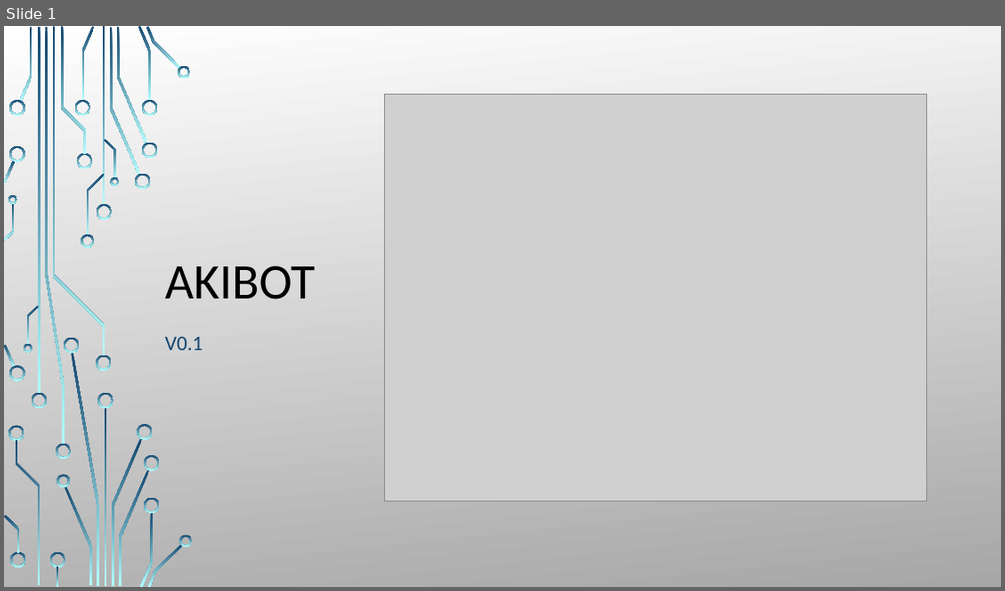
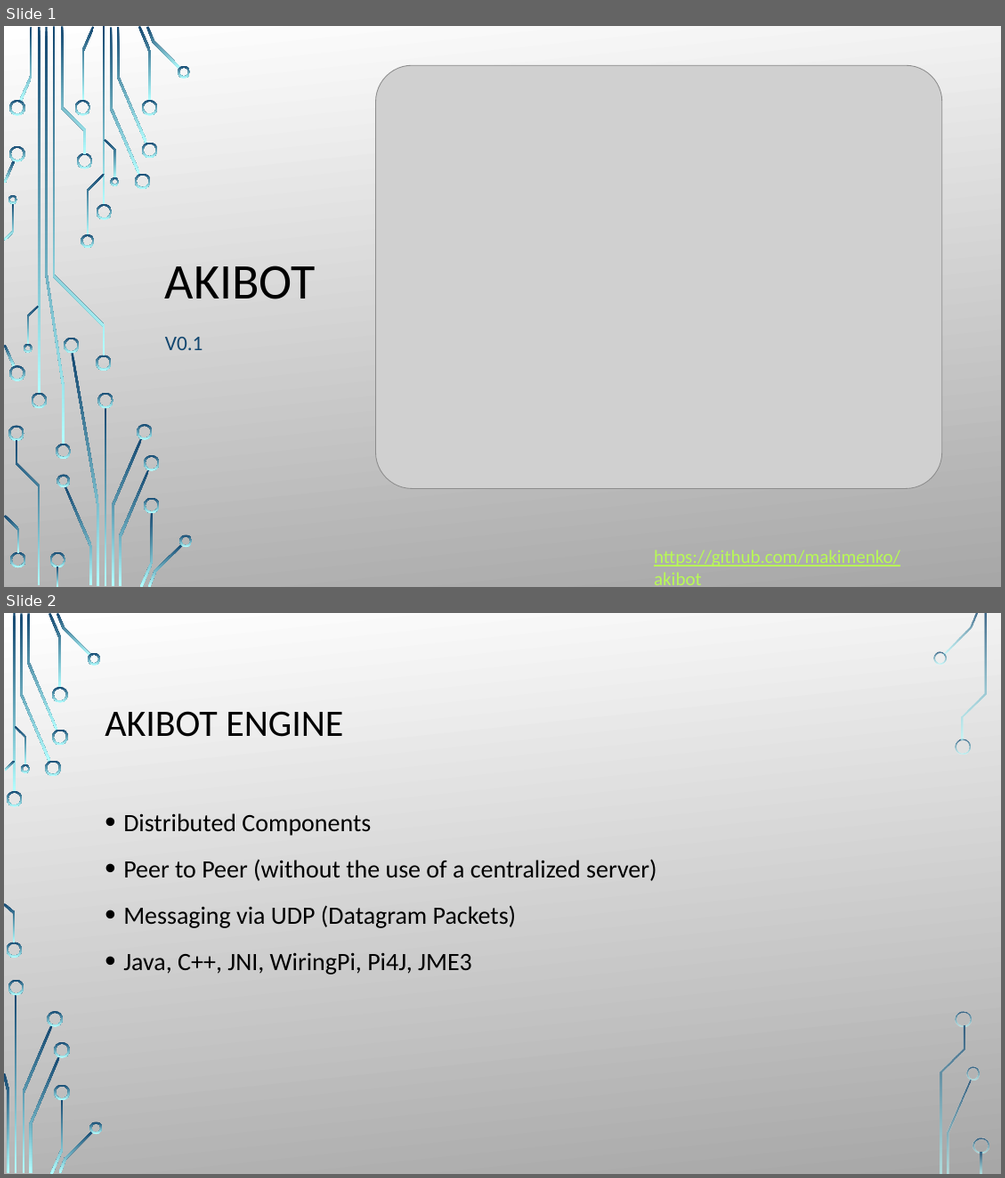
Before and after one commit to makimenko/akibot, a slide deck: AkiBot.pptx. Shown one above the other, each under a label of ours: slide 1 before the commit, slides 1 and 2 after it. The pictures are 1005x591 and 1005x1178 pixels, drawn with LibreOffice and Linux fonts; fonts in the diff are those of the drawing; grey boxes stand for pictures; background and template pictures are left out. Boxes give left, top, right and bottom in pixels: in the first picture for what was removed or moved away, otherwise in the second. Text is boxed around its words. In the diff, an @@ line names an element or a change of style, - is before the commit and + after.

```diff
--- a/AkiBot.pptx
+++ b/AkiBot.pptx
@@ slide 2 added at <box>4,613,1001,1174</box>, background picture (left out) @@
@@ title added at <box>105,711,343,737</box>, 36 pt, text #000000 @@
+AKIBOT ENGINE
@@ text added at <box>123,813,656,974</box>, 24 pt, text #000000 @@
+• Distributed Components
+• Peer to Peer (without the use of a centralized server)
+• Messaging via UDP (Datagram Packets)
+• Java, C++, JNI, WiringPi, Pi4J, JME3
@@ group added at <box>4,613,989,1174</box>: 33 freeform shapes, 3 rectangles @@
@@ slide 1 changed as well @@
@@ picture: place and size @@
-picture at <box>385,94,927,501</box>
+picture at <box>376,66,942,489</box>
@@ text added at <box>654,549,900,585</box>, 18 pt, text #B8FA56, underline @@
+https://github.com/makimenko/akibot
```
Also in this commit, not shown: 2 other slides added, 2 slides removed, 1 other file.
